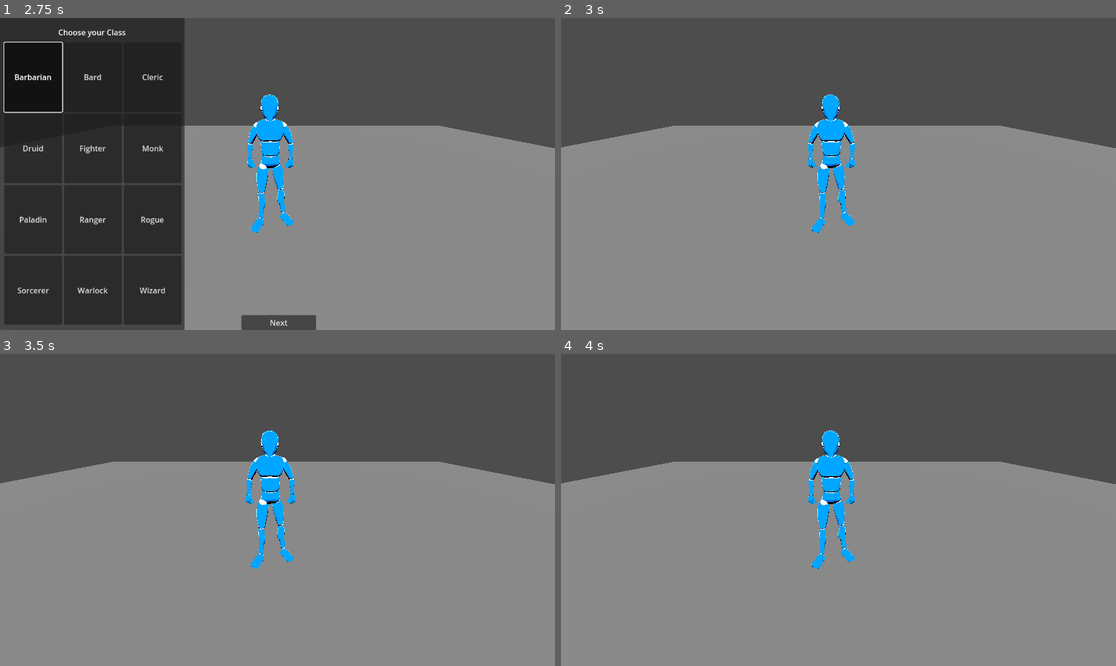
Above: before the commit, frames 1-4 (two rows, left to right).
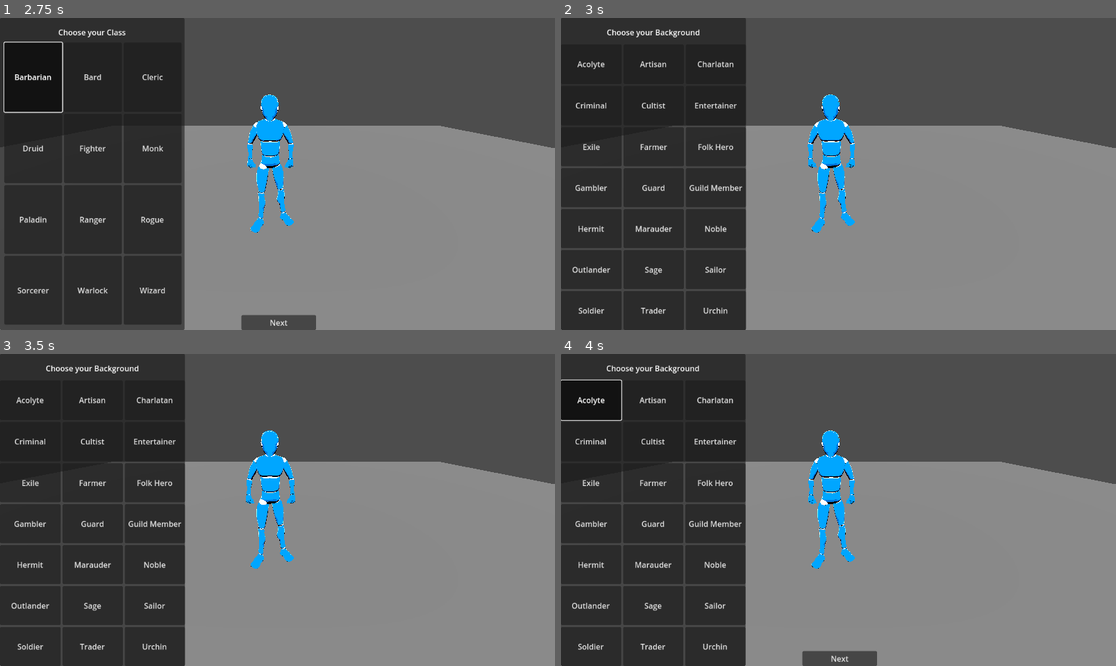
Above: after the commit, the same moments.

Repository: skeetcha/dice-wire
Game: Godot game, scene res://char-creator.tscn
Same seed, same stepped clock (60 frames per second), same inputs: the game is played once before the commit and once after it.
Inputs (mouse positions are in pixels of both pictures, inside the frame that each line leads up to):
- Up to frame 1 (2.75 s): click "Dwarf" at 0.5 s; click "Next" at 1.25 s; click "Barbarian" at 2 s
- Up to frame 2 (3 s): click "Next" at 2.75 s
- Up to frame 3 (3.5 s): no input
- Up to frame 4 (4 s): click (588, 400) at 3.5 s, where only the run after the commit has a clickable "Acolyte"

Frame 1 is identical in both runs. In frame 2, 33% of the frame differs, in the area x 0-34%, y 0-100%; in frame 3, 33%; in frame 4, 33%, in the area x 0-57%, y 0-100%.

Commit message:
Race, Class, and Background buttons added; need to add explainers for each option; going to add color changes to stock model for each change

Diff:
--- /dev/null
+++ b/background_bg.tres
@@ -0,0 +1,4 @@
+[gd_resource type="ButtonGroup" format=3 uid="uid://u0yfr45mhgp2"]
+
+[resource]
+allow_unpress = true
--- a/char-creator.tscn
+++ b/char-creator.tscn
@@ -1,23 +1,25 @@
-[gd_scene load_steps=7 format=3 uid="uid://db41mnxto4t0i"]
+[gd_scene load_steps=8 format=3 uid="uid://db41mnxto4t0i"]
 
 [ext_resource type="PackedScene" uid="uid://b7ese1o60fiwj" path="res://player.tscn" id="1_81nub"]
 [ext_resource type="Script" path="res://char_creator.gd" id="2_lm3t6"]
 [ext_resource type="ButtonGroup" uid="uid://5b5kuflhm88" path="res://race_bg.tres" id="3_exk07"]
 [ext_resource type="ButtonGroup" uid="uid://b3gl5ugaqie8x" path="res://class_bg.tres" id="4_ahw28"]
+[ext_resource type="ButtonGroup" uid="uid://u0yfr45mhgp2" path="res://background_bg.tres" id="5_f2ll8"]
 
 [sub_resource type="BoxShape3D" id="BoxShape3D_kwrdj"]
+size = Vector3(20, 1, 20)
 
 [sub_resource type="BoxMesh" id="BoxMesh_famp8"]
 
 [node name="Character Creator" type="Node3D"]
 
 [node name="Ground" type="StaticBody3D" parent="."]
-transform = Transform3D(20, 0, 0, 0, 1, 0, 0, 0, 20, 0, 0, 0)
 
 [node name="CollisionShape3D" type="CollisionShape3D" parent="Ground"]
 shape = SubResource("BoxShape3D_kwrdj")
 
 [node name="MeshInstance3D" type="MeshInstance3D" parent="Ground"]
+transform = Transform3D(20, 0, 0, 0, 1, 0, 0, 0, 20, 0, 0, 0)
 mesh = SubResource("BoxMesh_famp8")
 
 [node name="Player" parent="." instance=ExtResource("1_81nub")]
@@ -282,6 +284,173 @@
 toggle_mode = true
 button_group = ExtResource("4_ahw28")
 text = "Wizard"
+
+[node name="BackgroundPanel" type="Panel" parent="UI/Grid"]
+visible = false
+layout_mode = 2
+size_flags_horizontal = 3
+size_flags_vertical = 3
+
+[node name="Label" type="Label" parent="UI/Grid/BackgroundPanel"]
+layout_mode = 1
+anchors_preset = -1
+anchor_right = 1.0
+anchor_bottom = 0.065
+offset_top = 18.0
+offset_bottom = -0.120007
+grow_horizontal = 2
+size_flags_horizontal = 3
+size_flags_vertical = 1
+text = "Choose your Background"
+horizontal_alignment = 1
+
+[node name="GridContainer" type="GridContainer" parent="UI/Grid/BackgroundPanel"]
+layout_mode = 1
+anchors_preset = -1
+anchor_top = 0.085
+anchor_right = 1.0
+anchor_bottom = 1.0
+offset_top = -0.0800018
+grow_horizontal = 2
+grow_vertical = 2
+size_flags_horizontal = 3
+columns = 3
+
+[node name="AcolyteButton" type="Button" parent="UI/Grid/BackgroundPanel/GridContainer"]
+layout_mode = 2
+size_flags_horizontal = 3
+size_flags_vertical = 3
+toggle_mode = true
+button_group = ExtResource("5_f2ll8")
+text = "Acolyte"
+
+[node name="ArtisanButton" type="Button" parent="UI/Grid/BackgroundPanel/GridContainer"]
+layout_mode = 2
+size_flags_horizontal = 3
+toggle_mode = true
+button_group = ExtResource("5_f2ll8")
+text = "Artisan"
+
+[node name="CharlatanButton" type="Button" parent="UI/Grid/BackgroundPanel/GridContainer"]
+layout_mode = 2
+size_flags_horizontal = 3
+toggle_mode = true
+button_group = ExtResource("5_f2ll8")
+text = "Charlatan"
+
+[node name="CriminalButton" type="Button" parent="UI/Grid/BackgroundPanel/GridContainer"]
+layout_mode = 2
+size_flags_vertical = 3
+toggle_mode = true
+button_group = ExtResource("5_f2ll8")
+text = "Criminal"
+
+[node name="CultistButton" type="Button" parent="UI/Grid/BackgroundPanel/GridContainer"]
+layout_mode = 2
+toggle_mode = true
+button_group = ExtResource("5_f2ll8")
+text = "Cultist"
+
+[node name="EntertainerButton" type="Button" parent="UI/Grid/BackgroundPanel/GridContainer"]
+layout_mode = 2
+toggle_mode = true
+button_group = ExtResource("5_f2ll8")
+text = "Entertainer"
+
+[node name="ExileButton" type="Button" parent="UI/Grid/BackgroundPanel/GridContainer"]
+layout_mode = 2
+size_flags_vertical = 3
+toggle_mode = true
+button_group = ExtResource("5_f2ll8")
+text = "Exile"
+
+[node name="FarmerButton" type="Button" parent="UI/Grid/BackgroundPanel/GridContainer"]
+layout_mode = 2
+toggle_mode = true
+button_group = ExtResource("5_f2ll8")
+text = "Farmer"
+
+[node name="FolkHeroButton" type="Button" parent="UI/Grid/BackgroundPanel/GridContainer"]
+layout_mode = 2
+toggle_mode = true
+button_group = ExtResource("5_f2ll8")
+text = "Folk Hero"
+
+[node name="GamblerButton" type="Button" parent="UI/Grid/BackgroundPanel/GridContainer"]
+layout_mode = 2
+size_flags_vertical = 3
+toggle_mode = true
+button_group = ExtResource("5_f2ll8")
+text = "Gambler"
+
+[node name="GuardButton" type="Button" parent="UI/Grid/BackgroundPanel/GridContainer"]
+layout_mode = 2
+toggle_mode = true
+button_group = ExtResource("5_f2ll8")
+text = "Guard"
+
+[node name="GuildMemberButton" type="Button" parent="UI/Grid/BackgroundPanel/GridContainer"]
+layout_mode = 2
+toggle_mode = true
+button_group = ExtResource("5_f2ll8")
+text = "Guild Member"
+
+[node name="HermitButton" type="Button" parent="UI/Grid/BackgroundPanel/GridContainer"]
+layout_mode = 2
+size_flags_vertical = 3
+toggle_mode = true
+button_group = ExtResource("5_f2ll8")
+text = "Hermit"
+
+[node name="MarauderButton" type="Button" parent="UI/Grid/BackgroundPanel/GridContainer"]
+layout_mode = 2
+toggle_mode = true
+button_group = ExtResource("5_f2ll8")
+text = "Marauder"
+
+[node name="NobleButton" type="Button" parent="UI/Grid/BackgroundPanel/GridContainer"]
+layout_mode = 2
+toggle_mode = true
+button_group = ExtResource("5_f2ll8")
+text = "Noble"
+
+[node name="OutlanderButton" type="Button" parent="UI/Grid/BackgroundPanel/GridContainer"]
+layout_mode = 2
+size_flags_vertical = 3
+toggle_mode = true
+button_group = ExtResource("5_f2ll8")
+text = "Outlander"
+
+[node name="SageButton" type="Button" parent="UI/Grid/BackgroundPanel/GridContainer"]
+layout_mode = 2
+toggle_mode = true
+button_group = ExtResource("5_f2ll8")
+text = "Sage"
+
+[node name="SailorButton" type="Button" parent="UI/Grid/BackgroundPanel/GridContainer"]
+layout_mode = 2
+toggle_mode = true
+button_group = ExtResource("5_f2ll8")
+text = "Sailor"
+
+[node name="SoldierButton" type="Button" parent="UI/Grid/BackgroundPanel/GridContainer"]
+layout_mode = 2
+size_flags_vertical = 3
+toggle_mode = true
+button_group = ExtResource("5_f2ll8")
+text = "Soldier"
+
+[node name="TraderButton" type="Button" parent="UI/Grid/BackgroundPanel/GridContainer"]
+layout_mode = 2
+toggle_mode = true
+button_group = ExtResource("5_f2ll8")
+text = "Trader"
+
+[node name="UrchinButton" type="Button" parent="UI/Grid/BackgroundPanel/GridContainer"]
+layout_mode = 2
+toggle_mode = true
+button_group = ExtResource("5_f2ll8")
+text = "Urchin"
 
 [node name="MiddlePanel" type="HFlowContainer" parent="UI/Grid"]
 visible = false
@@ -325,4 +494,25 @@
 [connection signal="toggled" from="UI/Grid/ClassPanel/Grid/SorcererButton" to="UI" method="_on_sorcerer_button_toggled"]
 [connection signal="toggled" from="UI/Grid/ClassPanel/Grid/WarlockButton" to="UI" method="_on_warlock_button_toggled"]
 [connection signal="toggled" from="UI/Grid/ClassPanel/Grid/WizardButton" to="UI" method="_on_wizard_button_toggled"]
+[connection signal="toggled" from="UI/Grid/BackgroundPanel/GridContainer/AcolyteButton" to="UI" method="_on_acolyte_button_toggled"]
+[connection signal="toggled" from="UI/Grid/BackgroundPanel/GridContainer/ArtisanButton" to="UI" method="_on_artisan_button_toggled"]
+[connection signal="toggled" from="UI/Grid/BackgroundPanel/GridContainer/CharlatanButton" to="UI" method="_on_charlatan_button_toggled"]
+[connection signal="toggled" from="UI/Grid/BackgroundPanel/GridContainer/CriminalButton" to="UI" method="_on_criminal_button_toggled"]
+[connection signal="toggled" from="UI/Grid/BackgroundPanel/GridContainer/CultistButton" to="UI" method="_on_cultist_button_toggled"]
+[connection signal="toggled" from="UI/Grid/BackgroundPanel/GridContainer/EntertainerButton" to="UI" method="_on_entertainer_button_toggled"]
+[connection signal="toggled" from="UI/Grid/BackgroundPanel/GridContainer/ExileButton" to="UI" method="_on_exile_button_toggled"]
+[connection signal="toggled" from="UI/Grid/BackgroundPanel/GridContainer/FarmerButton" to="UI" method="_on_farmer_button_toggled"]
+[connection signal="toggled" from="UI/Grid/BackgroundPanel/GridContainer/FolkHeroButton" to="UI" method="_on_folk_hero_button_toggled"]
+[connection signal="toggled" from="UI/Grid/BackgroundPanel/GridContainer/GamblerButton" to="UI" method="_on_gambler_button_toggled"]
+[connection signal="toggled" from="UI/Grid/BackgroundPanel/GridContainer/GuardButton" to="UI" method="_on_guard_button_toggled"]
+[connection signal="toggled" from="UI/Grid/BackgroundPanel/GridContainer/GuildMemberButton" to="UI" method="_on_guild_member_button_toggled"]
+[connection signal="toggled" from="UI/Grid/BackgroundPanel/GridContainer/HermitButton" to="UI" method="_on_hermit_button_toggled"]
+[connection signal="toggled" from="UI/Grid/BackgroundPanel/GridContainer/MarauderButton" to="UI" method="_on_marauder_button_toggled"]
+[connection signal="toggled" from="UI/Grid/BackgroundPanel/GridContainer/NobleButton" to="UI" method="_on_noble_button_toggled"]
+[connection signal="toggled" from="UI/Grid/BackgroundPanel/GridContainer/OutlanderButton" to="UI" method="_on_outlander_button_toggled"]
+[connection signal="toggled" from="UI/Grid/BackgroundPanel/GridContainer/SageButton" to="UI" method="_on_sage_button_toggled"]
+[connection signal="toggled" from="UI/Grid/BackgroundPanel/GridContainer/SailorButton" to="UI" method="_on_sailor_button_toggled"]
+[connection signal="toggled" from="UI/Grid/BackgroundPanel/GridContainer/SoldierButton" to="UI" method="_on_soldier_button_toggled"]
+[connection signal="toggled" from="UI/Grid/BackgroundPanel/GridContainer/TraderButton" to="UI" method="_on_trader_button_toggled"]
+[connection signal="toggled" from="UI/Grid/BackgroundPanel/GridContainer/UrchinButton" to="UI" method="_on_urchin_button_toggled"]
 [connection signal="pressed" from="UI/Grid/MiddlePanel/NextButton" to="UI" method="_on_next_button_pressed"]
--- a/char_creator.gd
+++ b/char_creator.gd
@@ -2,7 +2,11 @@
 
 var race: int = 0
 var class_val: int = 0
+var background: int = 0
 var panel: int = 0
+
+func _ready():
+	pass
 
 func race_button(val: int, toggle: bool):
 	if race == 0 and toggle:
@@ -23,6 +27,16 @@
 		$Grid/MiddlePanel.visible = false
 	else:
 		class_val = val
+
+func background_button(val: int, toggle: bool):
+	if background == 0 and toggle:
+		background = val
+		$Grid/MiddlePanel.visible = true
+	elif background == val and not toggle:
+		background = 0
+		$Grid/MiddlePanel.visible = false
+	else:
+		background = val
 
 func _on_dwarf_button_toggled(toggled_on):
 	race_button(1, toggled_on)
@@ -61,8 +75,14 @@
 	elif panel == 1:
 		assert(class_val != 0)
 		$Grid/ClassPanel.visible = false
+		$Grid/BackgroundPanel.visible = true
 		$Grid/MiddlePanel.visible = false
 		panel = 2
+	elif panel == 2:
+		assert(background != 0)
+		$Grid/BackgroundPanel.visible = false
+		$Grid/MiddlePanel.visible = false
+		panel = 3
 
 func _on_barbarian_button_toggled(toggled_on):
 	class_button(1, toggled_on)
@@ -99,3 +119,66 @@
 
 func _on_wizard_button_toggled(toggled_on):
 	class_button(12, toggled_on)
+
+func _on_acolyte_button_toggled(toggled_on):
+	background_button(1, toggled_on)
+
+func _on_artisan_button_toggled(toggled_on):
+	background_button(2, toggled_on)
+
+func _on_charlatan_button_toggled(toggled_on):
+	background_button(3, toggled_on)
+
+func _on_criminal_button_toggled(toggled_on):
+	background_button(4, toggled_on)
+
+func _on_cultist_button_toggled(toggled_on):
+	background_button(5, toggled_on)
+
+func _on_entertainer_button_toggled(toggled_on):
+	background_button(6, toggled_on)
+
+func _on_exile_button_toggled(toggled_on):
+	background_button(7, toggled_on)
+
+func _on_farmer_button_toggled(toggled_on):
+	background_button(8, toggled_on)
+
+func _on_folk_hero_button_toggled(toggled_on):
+	background_button(9, toggled_on)
+
+func _on_gambler_button_toggled(toggled_on):
+	background_button(10, toggled_on)
+
+func _on_guard_button_toggled(toggled_on):
+	background_button(11, toggled_on)
+
+func _on_guild_member_button_toggled(toggled_on):
+	background_button(12, toggled_on)
+
+func _on_hermit_button_toggled(toggled_on):
+	background_button(13, toggled_on)
+
+func _on_marauder_button_toggled(toggled_on):
+	background_button(14, toggled_on)
+
+func _on_noble_button_toggled(toggled_on):
+	background_button(15, toggled_on)
+
+func _on_outlander_button_toggled(toggled_on):
+	background_button(16, toggled_on)
+
+func _on_sage_button_toggled(toggled_on):
+	background_button(17, toggled_on)
+
+func _on_sailor_button_toggled(toggled_on):
+	background_button(18, toggled_on)
+
+func _on_soldier_button_toggled(toggled_on):
+	background_button(19, toggled_on)
+
+func _on_trader_button_toggled(toggled_on):
+	background_button(20, toggled_on)
+
+func _on_urchin_button_toggled(toggled_on):
+	background_button(21, toggled_on)
Not shown, added: backgrounds.txt
